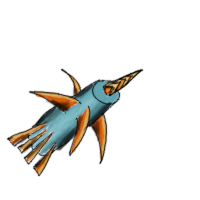
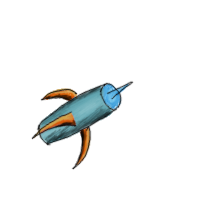
The second 200 × 200 image is a revision of the first. Changes to its layers:
added layer "pulse beam lines" above "pulse beam shade" over [31, 80, 134, 170]
added layer "pulse beam shade" above "pulse beam light" over [37, 84, 115, 166]
added layer "pulse beam light" (soft light) above "pulse beam color" over [35, 82, 129, 165]
added layer "pulse beam color" above "fusion torch lines" over [32, 83, 130, 166]
hid "fusion torch lines" over [6, 68, 144, 177]
hid "fusion torch shade" over [11, 82, 114, 170]
hid "fusion torch light" over [9, 71, 137, 175]
hid "fusion torch color" over [8, 69, 141, 175]
